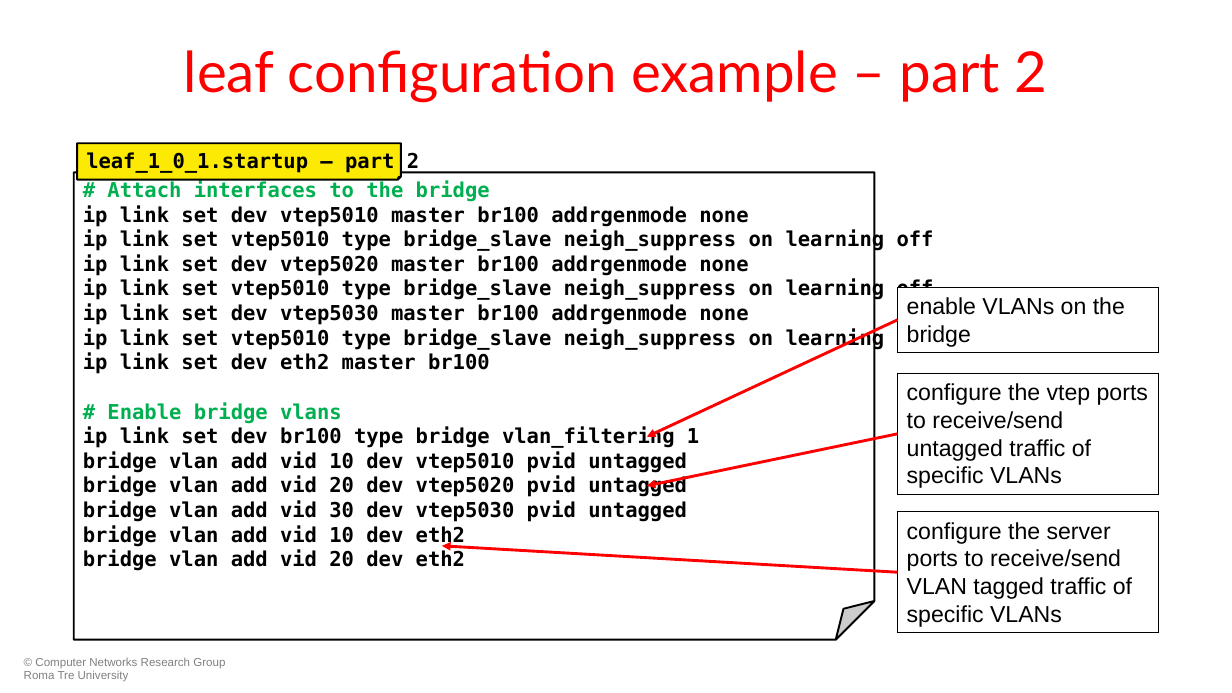
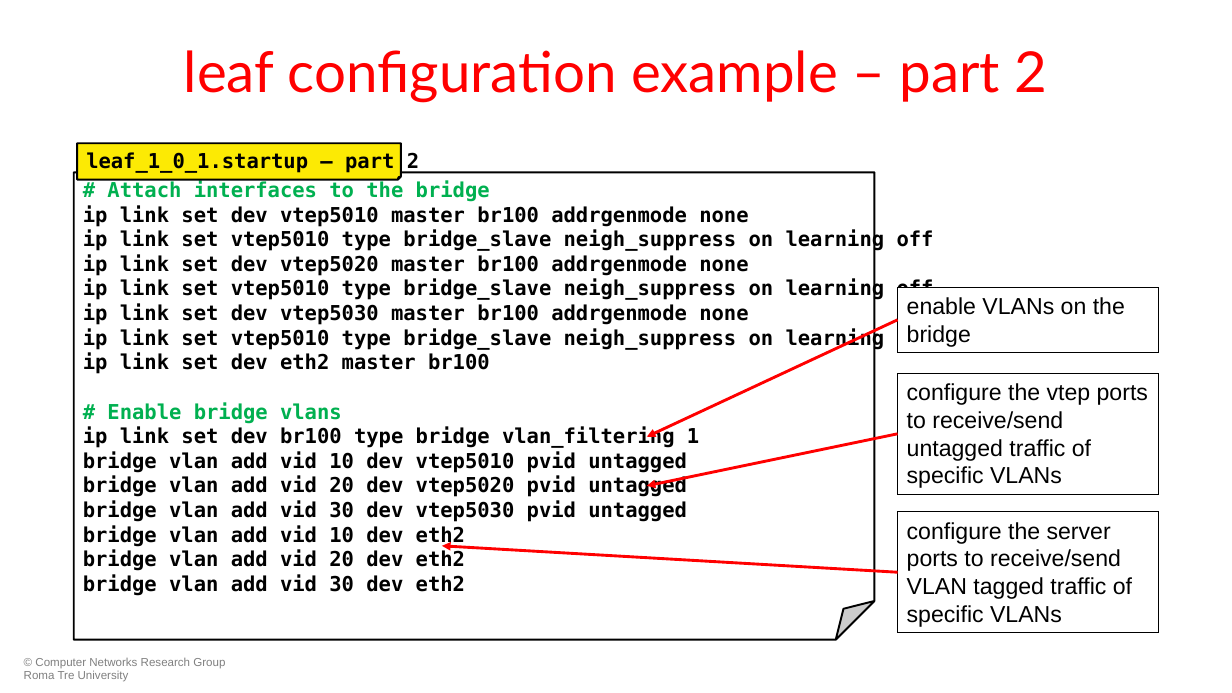
Before and after one commit to KatharaFramework/Kathara-Labs, a slide deck: slide 55 of main-labs/data-center-routing/data-center-vxlan/052-kathara-data_center_vxlan.pptx. Drawn at 1232x693 pixels with LibreOffice and Linux fonts; fonts in the diff are those of the drawing; background and template pictures are left out. Boxes give left, top, right and bottom in pixels: in the first picture for what was removed or moved away, otherwise in the second. Text is boxed around its words. In the diff, an @@ line names an element or a change of style, - is before the commit and + after.

```diff
--- a/main-labs/data-center-routing/data-center-vxlan/052-kathara-data_center_vxlan.pptx
+++ b/main-labs/data-center-routing/data-center-vxlan/052-kathara-data_center_vxlan.pptx
@@ text in folded corner at bbox=[83, 574, 465, 596]: paragraph added @@
+bridge vlan add vid 30 dev eth2
```
Also in this commit, not shown: 10 other slides changed, 1 slide removed, 12 other files.
